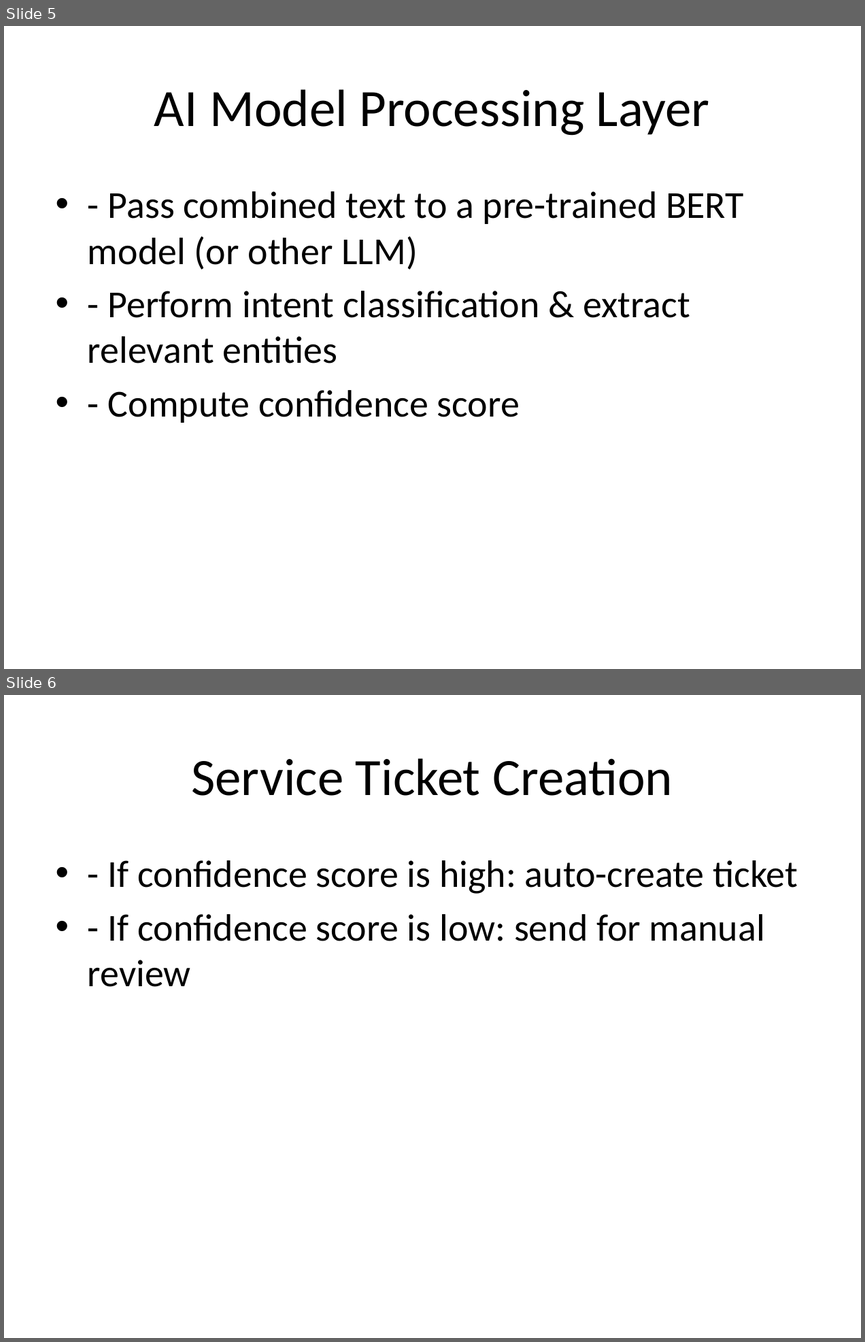
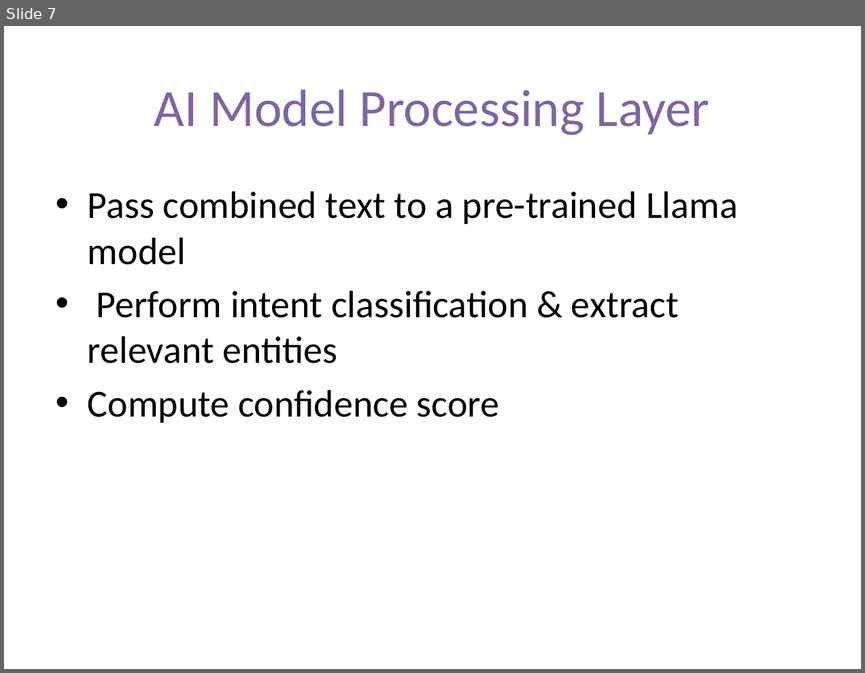
Before and after one commit to ewfx/gaied-binary-brains, a slide deck: artifacts/demo/BinaryBrains_GAIED.pptx. Shown one above the other, each under a label of ours: slides 5 and 6 before the commit, slide 7 after it. The pictures are 865x1342 and 865x673 pixels, drawn with LibreOffice and Linux fonts; fonts in the diff are those of the drawing. Boxes give left, top, right and bottom in pixels: in the first picture for what was removed or moved away, otherwise in the second. Text is boxed around its words. In the diff, an @@ line names an element or a change of style, - is before the commit and + after.

Commit message:
Lama model changes

```diff
--- a/artifacts/demo/BinaryBrains_GAIED.pptx
+++ b/artifacts/demo/BinaryBrains_GAIED.pptx
@@ slide 6 removed at [4, 695, 861, 1338], background #FFFFFF @@
@@ title removed at [191, 758, 672, 796] @@
-Service Ticket Creation
@@ text removed at [88, 860, 798, 987] @@
-• - If confidence score is high: auto-create ticket
-• - If confidence score is low: send for manual review
@@ what was slide 5 is now slide 7 @@
@@ slide 7 changed as well @@
@@ title "AI Model Processing Layer" at [154, 89, 710, 135]: text colour #000000 to #8064A2 @@
@@ text at [88, 191, 738, 422]: text changed @@
-• - Pass combined text to a pre-trained BERT model (or other LLM)
-• - Perform intent classification & extract relevant entities
-• - Compute confidence score
+• Pass combined text to a pre-trained Llama model
+• Perform intent classification & extract relevant entities
+• Compute confidence score
```
Also in this commit, not shown: 4 other slides changed, 2 slides added, 1 other slide removed, 10 other files.
